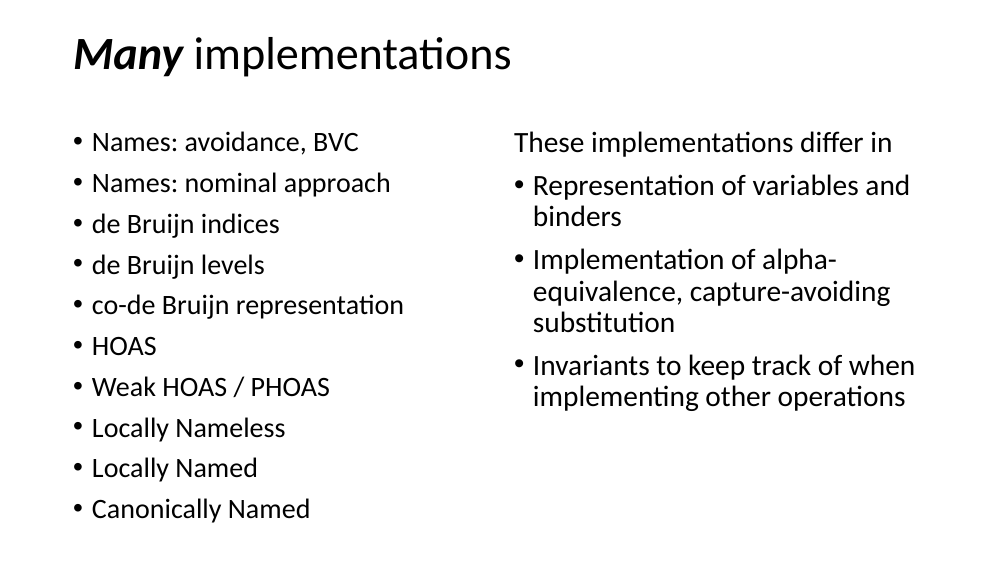
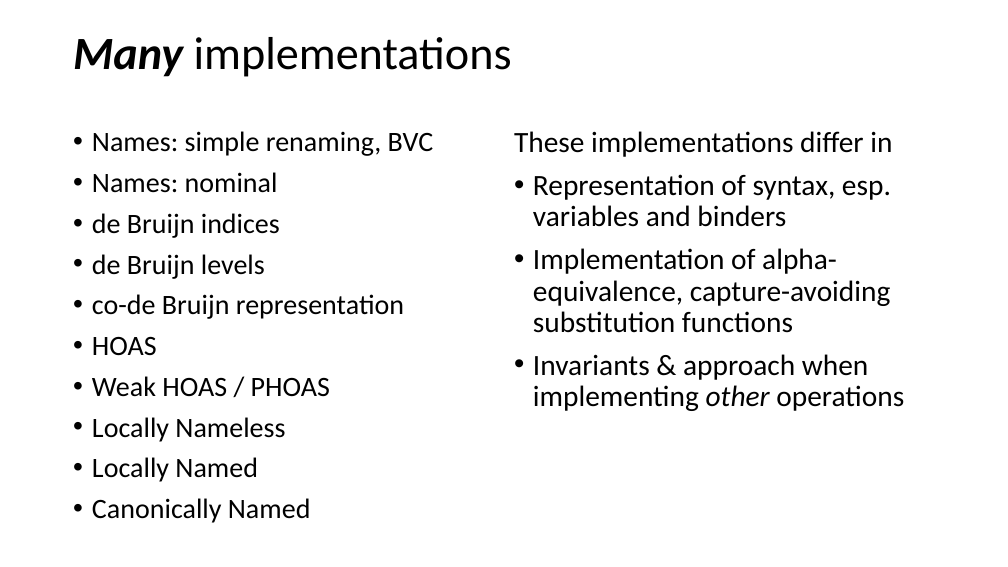
Before and after one commit to sweirich/lambda-n-ways, a slide deck: slide 5 of plclub-2021.pptx (slide 4 before the commit). Drawn at 1008x567 pixels with LibreOffice and Linux fonts; fonts in the diff are those of the drawing. Boxes give left, top, right and bottom in pixels: in the first picture for what was removed or moved away, otherwise in the second. Text is boxed around its words. In the diff, an @@ line names an element or a change of style, - is before the commit and + after.

```diff
--- a/plclub-2021.pptx
+++ b/plclub-2021.pptx
@@ text at <box>92,131,434,193</box>: text changed @@
-• Names: avoidance, BVC
-• Names: nominal approach
+• Names: simple renaming, BVC
+• Names: nominal
@@ text at <box>533,174,904,411</box>: text changed @@
-• Representation of variables and binders
-• Implementation of alpha-equivalence, capture-avoiding substitution
-• Invariants to keep track of when implementing other operations
+• Representation of syntax, esp. variables and binders
+• Implementation of alpha-equivalence, capture-avoiding substitution functions
+• Invariants & approach when implementing other operations
```
Also in this commit, not shown: 14 other slides changed, 6 slides added, 1 slide removed, 1 other file.
